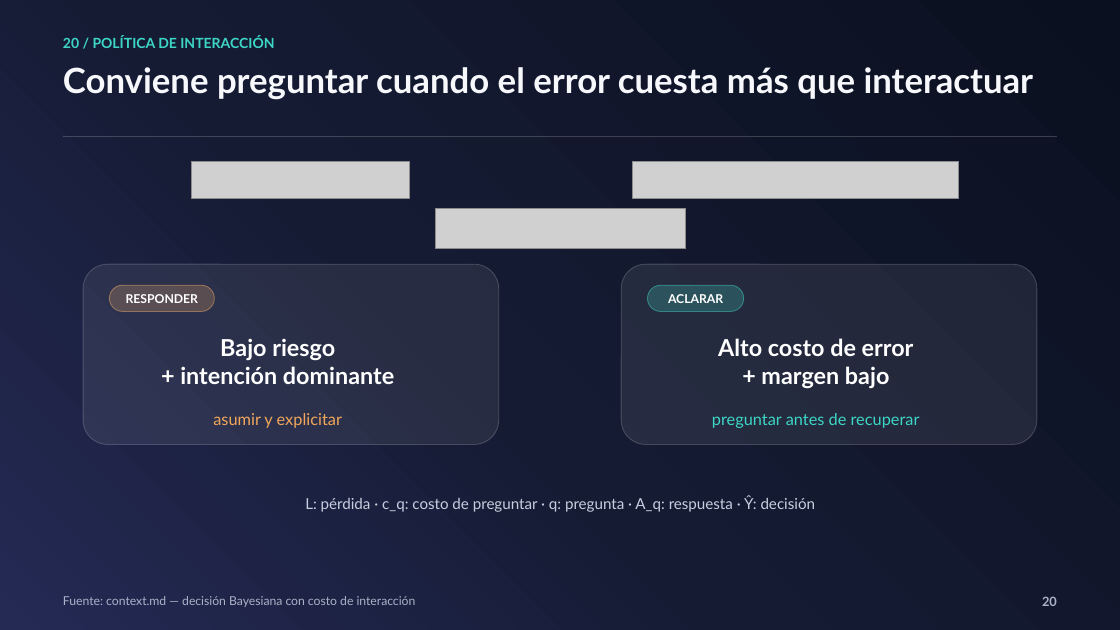
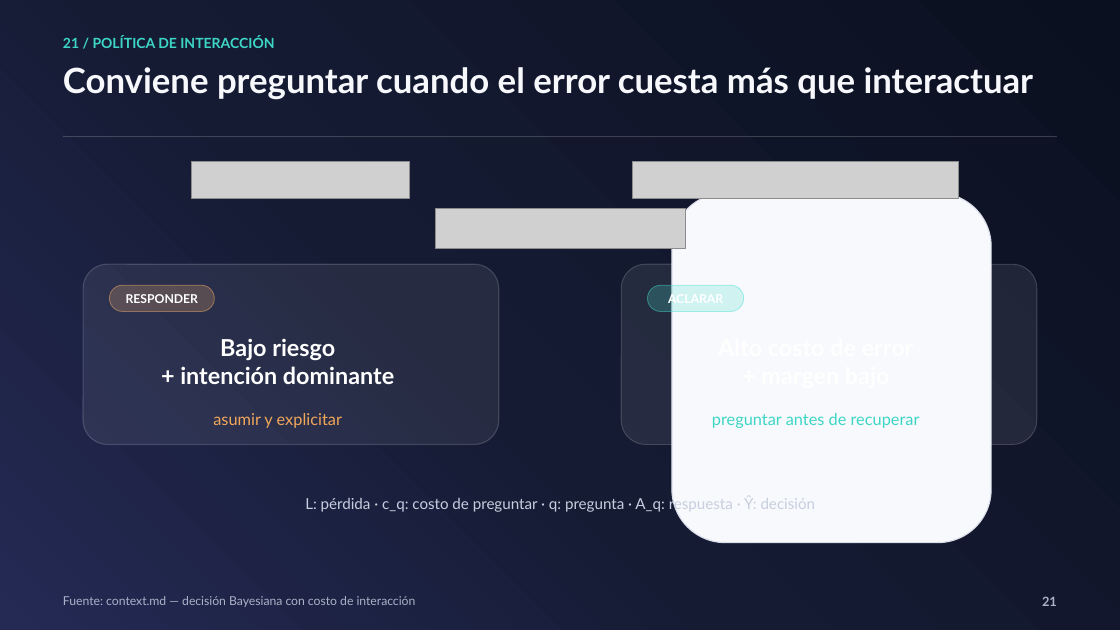
Before and after one commit to kevingomezbcp/Context-engineering, a slide deck: slide 21 of presentation/Context_Engineering_y_Ambiguedad_final_matematica.pptx (slide 20 before the commit). Drawn at 1120x630 pixels with LibreOffice and Linux fonts; fonts in the diff are those of the drawing; grey boxes stand for pictures. Boxes give left, top, right and bottom in pixels: in the first picture for what was removed or moved away, otherwise in the second. Text is boxed around its words. In the diff, an @@ line names an element or a change of style, - is before the commit and + after.

```diff
--- a/presentation/Context_Engineering_y_Ambiguedad_final_matematica.pptx
+++ b/presentation/Context_Engineering_y_Ambiguedad_final_matematica.pptx
@@ text at <box>63,36,274,48</box>: text changed @@
-20 / POLÍTICA DE INTERACCIÓN
+21 / POLÍTICA DE INTERACCIÓN
@@ rounded rectangle added at <box>672,193,991,543</box>, fill #F8F9FC, outline #D9DEEA 1 pt @@
@@ text removed at <box>718,338,914,389</box> @@
-Alto costo de error
-+ margen bajo
@@ text at <box>1042,596,1057,606</box>: text changed @@
-20
+21
```
Also in this commit, not shown: 12 other slides changed, 1 slide added, 7 other files.
